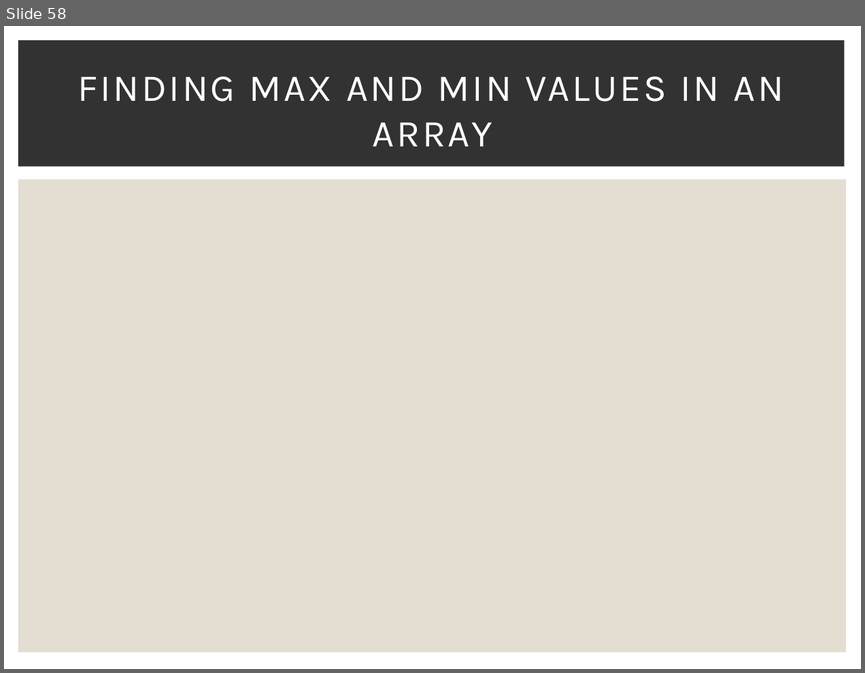
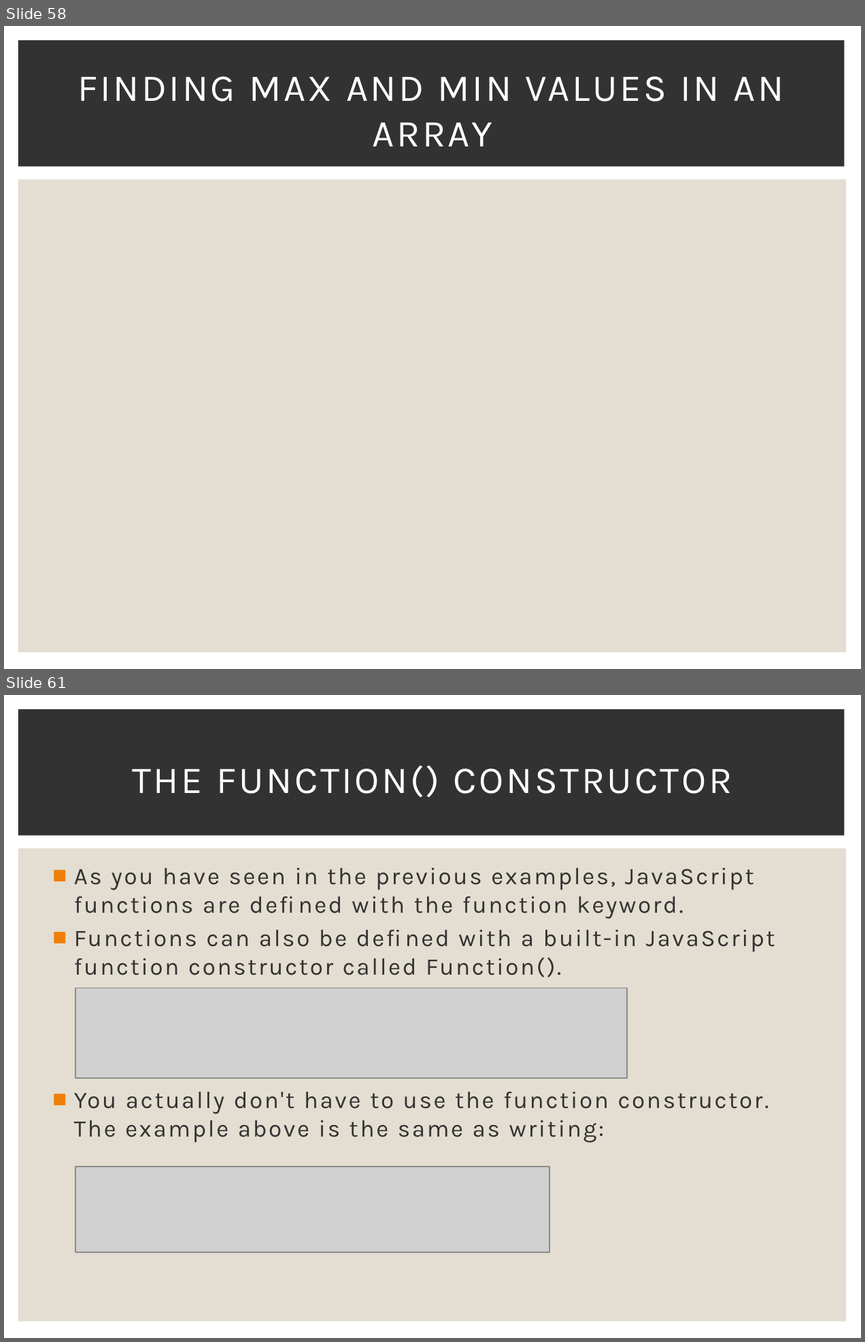
Before and after one commit to Karamihova/Fundamentals-JS, a slide deck: Programming Prep.pptx. Shown one above the other, each under a label of ours: slide 58 before the commit, slides 58 and 61 after it; the slides between them are not shown. The pictures are 865x673 and 865x1342 pixels, drawn with LibreOffice and Linux fonts; fonts in the diff are those of the drawing; grey boxes stand for pictures. Boxes give left, top, right and bottom in pixels: in the first picture for what was removed or moved away, otherwise in the second. Text is boxed around its words. In the diff, an @@ line names an element or a change of style, - is before the commit and + after.

Commit message:
Exercise Functions

```diff
--- a/Programming Prep.pptx
+++ b/Programming Prep.pptx
@@ slide 61 added at (4,695,861,1338), background #FFFFFF; not listed: 2 template elements that a slide beside it also shows @@
@@ title added at (132,765,732,797), 32 pt, text #FFFFFF @@
+THE FUNCTION() CONSTRUCTOR
@@ text added at (74,868,775,1142), 20 pt, text #323232 @@
+■ As you have seen in the previous examples, JavaScript functions are defined with the function keyword.
+■ Functions can also be defined with a built-in JavaScript function constructor called Function().
+■ You actually don't have to use the function constructor. The example above is the same as writing:
@@ picture added at (75,988,627,1078) @@
@@ picture added at (75,1166,549,1252) @@
```
Also in this commit, not shown: 28 other slides added, 7 other files.
